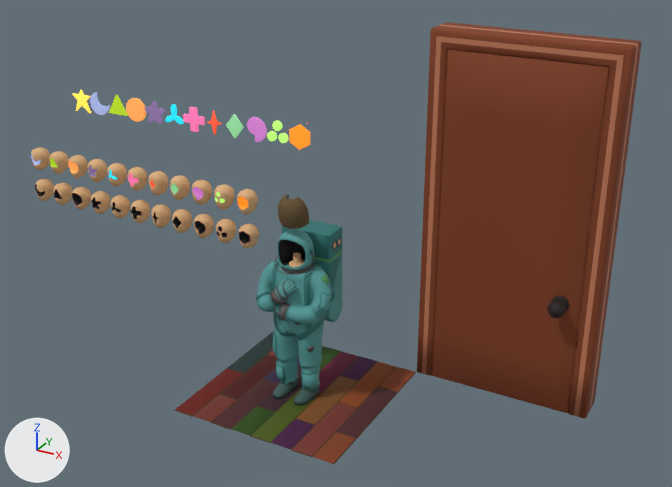
The Blender file astral-shepherd.blend: old version first, new version second.
One viewpoint serves both versions: a 50 mm camera at (4.72, -7.71, 5.77) aimed at (0.22, 0.46, 1.69). Arrows for +X, +Y and +Z are at lower left; the lights stay in place. The first picture is the older version.
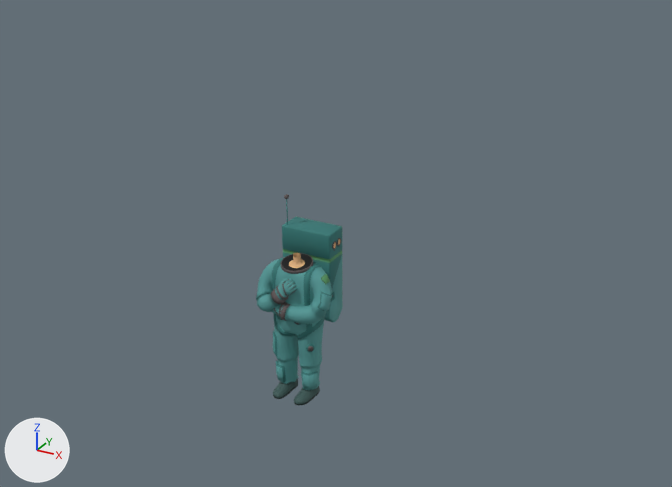
Diff of the bpy script that builds the scene:
```diff
--- a/astral-shepherd.blend.py
+++ b/astral-shepherd.blend.py
@@ ob_allias_helmet @@
-ob_allias_helmet = bpy.data.objects.new('allias_helmet', me_sphere)
@@ ob_allias_helmet_visor @@
-ob_allias_helmet_visor = bpy.data.objects.new('allias_helmet_visor', me_sphere_003)
@@ ob_allias_head_hexagon @@
-ob_allias_head_hexagon = bpy.data.objects.new('allias_head_hexagon', me_sphere_001)
@@ ob_allias_head_therefore @@
-ob_allias_head_therefore = bpy.data.objects.new('allias_head_therefore', me_sphere_004)
@@ ob_allias_head_apostrophe @@
-ob_allias_head_apostrophe = bpy.data.objects.new('allias_head_apostrophe', me_sphere_005)
@@ ob_allias_head_diamond @@
-ob_allias_head_diamond = bpy.data.objects.new('allias_head_diamond', me_sphere_006)
@@ ob_allias_head_astral @@
-ob_allias_head_astral = bpy.data.objects.new('allias_head_astral', me_sphere_007)
@@ ob_allias_head_plus @@
-ob_allias_head_plus = bpy.data.objects.new('allias_head_plus', me_sphere_008)
@@ ob_allias_head_prop @@
-ob_allias_head_prop = bpy.data.objects.new('allias_head_prop', me_sphere_009)
@@ ob_allias_head_flower @@
-ob_allias_head_flower = bpy.data.objects.new('allias_head_flower', me_sphere_010)
@@ ob_allias_head_circle @@
-ob_allias_head_circle = bpy.data.objects.new('allias_head_circle', me_sphere_011)
@@ ob_allias_head_tri @@
-ob_allias_head_tri = bpy.data.objects.new('allias_head_tri', me_sphere_012)
@@ ob_allias_head_moon @@
-ob_allias_head_moon = bpy.data.objects.new('allias_head_moon', me_sphere_013)
@@ ob_allias_head_hexagon_happy @@
-ob_allias_head_hexagon_happy = bpy.data.objects.new('allias_head_hexagon_happy', me_sphere_014)
@@ ob_allias_head_therefore_happy @@
-ob_allias_head_therefore_happy = bpy.data.objects.new('allias_head_therefore_happy', me_sphere_015)
@@ ob_allias_head_apostrophe_happy @@
-ob_allias_head_apostrophe_happy = bpy.data.objects.new('allias_head_apostrophe_happy', me_sphere_016)
@@ ob_allias_head_diamond_happy @@
-ob_allias_head_diamond_happy = bpy.data.objects.new('allias_head_diamond_happy', me_sphere_017)
@@ ob_allias_head_astral_happy @@
-ob_allias_head_astral_happy = bpy.data.objects.new('allias_head_astral_happy', me_sphere_018)
@@ ob_allias_head_plus_happy @@
-ob_allias_head_plus_happy = bpy.data.objects.new('allias_head_plus_happy', me_sphere_019)
@@ ob_allias_head_prop_happy @@
-ob_allias_head_prop_happy = bpy.data.objects.new('allias_head_prop_happy', me_sphere_020)
@@ ob_allias_head_flower_happy @@
-ob_allias_head_flower_happy = bpy.data.objects.new('allias_head_flower_happy', me_sphere_021)
@@ ob_allias_head_circle_happy @@
-ob_allias_head_circle_happy = bpy.data.objects.new('allias_head_circle_happy', me_sphere_022)
@@ ob_allias_head_tri_happy @@
-ob_allias_head_tri_happy = bpy.data.objects.new('allias_head_tri_happy', me_sphere_023)
@@ ob_allias_head_moon_happy @@
-ob_allias_head_moon_happy = bpy.data.objects.new('allias_head_moon_happy', me_sphere_024)
@@ ob_floor @@
-ob_floor = bpy.data.objects.new('floor', me_plane)
@@ ob_exit_door @@
-ob_exit_door = bpy.data.objects.new('exit_door', me_cube_002)
@@ ob_exit_frame @@
-ob_exit_frame = bpy.data.objects.new('exit_frame', me_cube)
@@ ob_symbol_apostrophe @@
-ob_symbol_apostrophe = bpy.data.objects.new('symbol_apostrophe', me_cylinder_006)
@@ ob_symbol_astral @@
-ob_symbol_astral = bpy.data.objects.new('symbol_astral', me_cube_005)
@@ ob_symbol_circle @@
-ob_symbol_circle = bpy.data.objects.new('symbol_circle', me_cylinder)
@@ ob_symbol_diamond @@
-ob_symbol_diamond = bpy.data.objects.new('symbol_diamond', me_cube_006)
@@ ob_symbol_flower @@
-ob_symbol_flower = bpy.data.objects.new('symbol_flower', me_cylinder_001)
@@ ob_symbol_hexagon @@
-ob_symbol_hexagon = bpy.data.objects.new('symbol_hexagon', me_cylinder_008)
@@ ob_symbol_moon @@
-ob_symbol_moon = bpy.data.objects.new('symbol_moon', me_cylinder_004)
@@ ob_symbol_plus @@
-ob_symbol_plus = bpy.data.objects.new('symbol_plus', me_cube_004)
@@ ob_symbol_prop @@
-ob_symbol_prop = bpy.data.objects.new('symbol_prop', me_cylinder_003)
@@ ob_symbol_star @@
-ob_symbol_star = bpy.data.objects.new('symbol_star', me_cube_001)
@@ ob_symbol_therefore @@
-ob_symbol_therefore = bpy.data.objects.new('symbol_therefore', me_cylinder_007)
@@ ob_symbol_tri @@
-ob_symbol_tri = bpy.data.objects.new('symbol_tri', me_cube_003)
```

Where the change shows, as pixel boxes [x1, y1, x2, y2] in the pictures (672 x 487 px):
'exit_door', deleted (brown): before [432, 50, 609, 413]
'exit_frame', deleted (brown): before [417, 22, 642, 418]
'floor', deleted: before [174, 332, 416, 465]
'allias_helmet', deleted: before [274, 229, 315, 275]
'allias_helmet_visor', deleted (brown): before [278, 195, 309, 229]
'allias_head_hexagon_happy', deleted (orange): before [237, 189, 258, 215]
'allias_head_therefore_happy', deleted (brown): before [214, 184, 235, 210]
'allias_head_hexagon', deleted (brown): before [239, 224, 260, 249]
'symbol_hexagon', deleted (orange): before [289, 124, 310, 150]
'allias_head_apostrophe_happy', deleted: before [192, 180, 212, 205]
'allias_head_therefore', deleted: before [216, 219, 237, 243]
'allias_head_diamond_happy', deleted: before [170, 175, 190, 200]
'allias_head_apostrophe', deleted: before [194, 214, 214, 238]
'allias_head_astral_happy', deleted: before [148, 171, 169, 195]
'allias_head_diamond', deleted: before [172, 209, 193, 233]
'allias_head_plus_happy', deleted: before [127, 167, 148, 191]
'allias_head_astral', deleted: before [151, 204, 171, 228]
'symbol_circle', deleted: before [126, 98, 146, 122]
'allias_head_prop_happy', deleted: before [107, 163, 127, 187]
'allias_head_plus', deleted: before [131, 200, 150, 223]
'allias_head_flower_happy', deleted: before [87, 159, 107, 182]
'allias_head_prop', deleted: before [111, 195, 130, 219]
'allias_head_circle_happy', deleted: before [68, 155, 88, 178]
'allias_head_flower', deleted: before [91, 191, 110, 214]
'symbol_apostrophe', deleted: before [247, 117, 267, 142]
'allias_head_tri_happy', deleted: before [49, 151, 69, 174]
'allias_head_circle', deleted: before [72, 187, 91, 210]
'allias_head_moon_happy', deleted: before [31, 147, 50, 170]
'allias_head_tri', deleted: before [53, 183, 72, 205]
'allias_head_moon', deleted: before [35, 179, 54, 201]
'symbol_plus', deleted: before [183, 107, 205, 132]
'symbol_flower', deleted: before [145, 101, 165, 124]
'symbol_therefore', deleted: before [267, 121, 289, 143]
'symbol_diamond', deleted: before [226, 114, 244, 139]
'symbol_moon', deleted: before [90, 92, 110, 115]
'symbol_tri', deleted: before [109, 95, 128, 116]
'symbol_star', deleted: before [73, 90, 91, 113]
'symbol_prop', deleted: before [165, 104, 184, 124]
'symbol_astral', deleted: before [207, 111, 222, 135]
